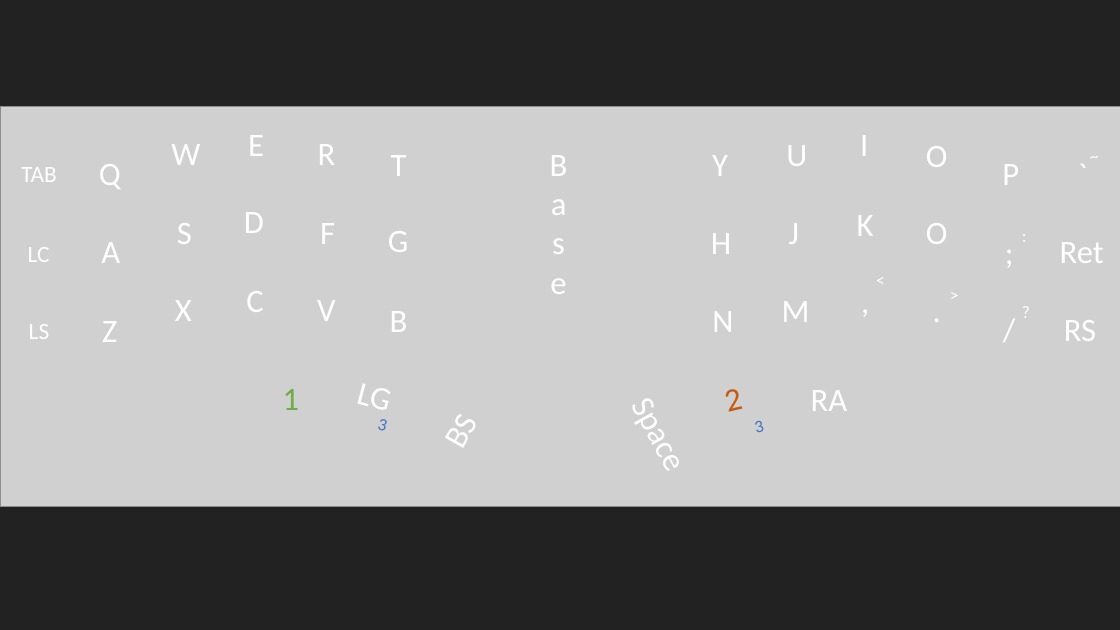
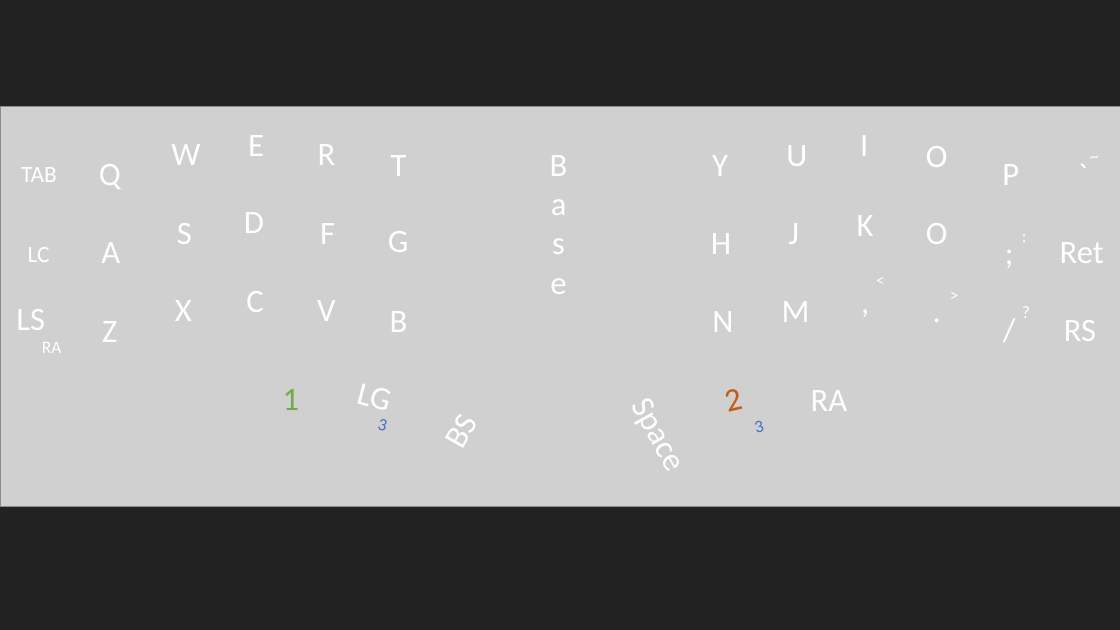
Before and after one commit to KarasVladyslav/ZMK_branch, a slide deck: slide 1 of crkbd layout.pptx. Drawn at 1120x630 pixels with LibreOffice and Linux fonts; fonts in the diff are those of the drawing; grey boxes stand for pictures. Boxes give left, top, right and bottom in pixels: in the first picture for what was removed or moved away, otherwise in the second. Text is boxed around its words. In the diff, an @@ line names an element or a change of style, - is before the commit and + after.

```diff
--- a/crkbd layout.pptx
+++ b/crkbd layout.pptx
@@ text "LS": place and size @@
-text "LS" at (29,324,50,339)
+text "LS" at (16,309,45,330)
@@ text "LS" at (16,309,45,330): size 20 to 28 pt @@
@@ text added at (42,342,62,353), 15 pt, text #FFFFFF @@
+RA
```
Also in this commit, not shown: 1 other slide changed, 2 other files.
